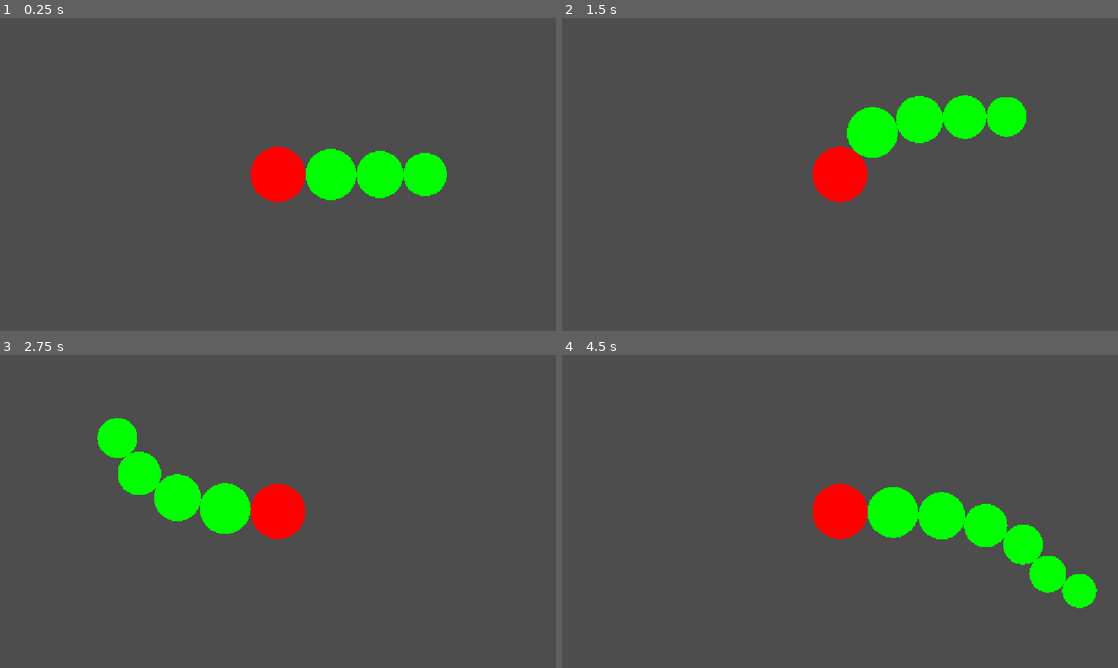
Above: before the commit, frames 1-4 (two rows, left to right).
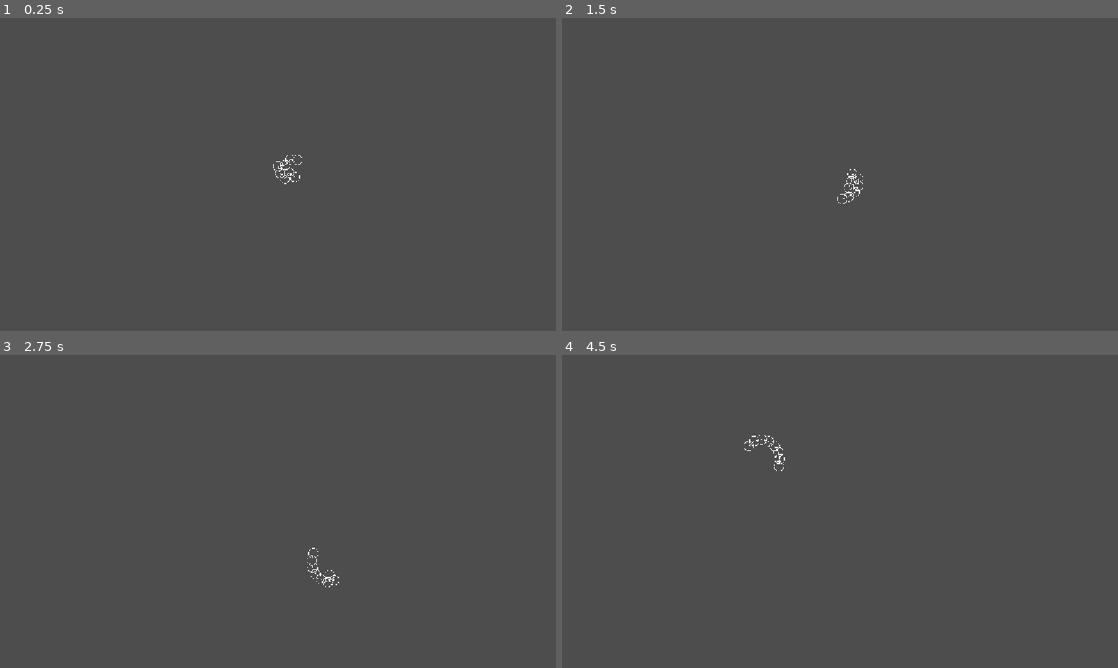
Above: after the commit, the same moments.

Repository: rRiddler/Godot_Lab
Game: Godot game, scene res://scenes/main.tscn
The game is run twice, just before and just after one commit, with the same random seed, the same clock (stepped at 60 frames per second) and the same inputs. Before the commit the project starts from res://scenes/dynamicAnims.tscn.
Inputs (mouse positions are in pixels of both pictures, inside the frame that each line leads up to):
- Up to frame 1 (0.25 s): no input
- Up to frame 2 (1.5 s): tap Enter at 0.5 s; hold Right (ui_right) 0.53-1.28 s; click (840, 174) at 0.6 s; tap Space at 1.25 s; move the mouse to (728, 190) at 1.27 s; hold Down (ui_down) from 1.28 s (still down); tap P (addBodyPart) at 1.35 s; click (728, 190) at 1.42 s
- Up to frame 3 (2.75 s): move the mouse to (333, 442) at 2.02 s; release Down (ui_down) at 2.03 s; hold Right (ui_right) from 2.03 s (still down); click (333, 442) at 2.1 s
- Up to frame 4 (4.5 s): move the mouse to (812, 574) at 2.77 s; release Right (ui_right) at 2.78 s; hold Up (ui_up) 2.78-3.53 s; tap P (addBodyPart) at 2.85, 4.35 s; click (812, 574) at 2.92 s; move the mouse to (1006, 558) at 3.52 s; hold Left (ui_left) from 3.53 s (still down); click (1006, 558) at 3.6 s; move the mouse to (673, 464) at 4.27 s; click (673, 464) at 4.42 s

The runs differ from the first frame. In frame 1, 4.4% of the frame differs, in the area x 45-81%, y 41-59%; in frame 2, 5.1%; in frame 3, 5.2%; in frame 4, 6.3%, in the area x 32-97%, y 25-81%.

Commit message:
Add Chain class Add Main scene Add Camera controls

Diff:
--- /dev/null
+++ b/prefabs/chain.tscn
@@ -0,0 +1,7 @@
+[gd_scene format=3 uid="uid://dq442j0jna62s"]
+
+[ext_resource type="Script" uid="uid://cjoua3fxvib6l" path="res://scripts/chain.gd" id="1_t1iqs"]
+
+[node name="Node2D" type="Node2D" unique_id=998508977]
+script = ExtResource("1_t1iqs")
+segmentCount = 12
--- a/project.godot
+++ b/project.godot
@@ -11,8 +11,8 @@
 [application]
 
 config/name="Новый игровой проект"
-run/main_scene="uid://cead12w5bjbix"
-config/features=PackedStringArray("4.7", "GL Compatibility")
+run/main_scene="uid://cafo11jblajgm"
+config/features=PackedStringArray("4.7", "C#", "GL Compatibility")
 config/icon="res://assets/icon.svg"
 
 [display]
--- /dev/null
+++ b/scenes/SceneControl.gd
@@ -0,0 +1,13 @@
+extends Node2D
+@export var mainCamera: Camera2D
+
+func _input(event: InputEvent) -> void:
+	if event is InputEventMouseButton:
+		if event.is_pressed():
+			if event.button_index == MOUSE_BUTTON_WHEEL_DOWN and mainCamera.zoom.length() > 0.5:
+				mainCamera.zoom *= 0.9
+			if event.button_index == MOUSE_BUTTON_WHEEL_UP and mainCamera.zoom.length() < 5.0:
+				mainCamera.zoom *= 1.1
+		if event.is_released():
+			if event.button_index == MOUSE_BUTTON_LEFT:
+				mainCamera.global_position = get_global_mouse_position()
--- a/scenes/main.tscn
+++ b/scenes/main.tscn
@@ -1,3 +1,17 @@
 [gd_scene format=3 uid="uid://cafo11jblajgm"]
 
-[node name="Node2D" type="Node2D" unique_id=1060687769]
+[ext_resource type="Script" uid="uid://doexnx0ht2kks" path="res://scenes/SceneControl.gd" id="1_0wfyh"]
+[ext_resource type="PackedScene" uid="uid://dq442j0jna62s" path="res://prefabs/chain.tscn" id="1_o5qli"]
+
+[node name="Node2D" type="Node2D" unique_id=1060687769 node_paths=PackedStringArray("mainCamera")]
+script = ExtResource("1_0wfyh")
+mainCamera = NodePath("Camera2D")
+
+[node name="Camera2D" type="Camera2D" parent="." unique_id=188974129]
+
+[node name="Node2D" parent="." unique_id=998508977 instance=ExtResource("1_o5qli")]
+position = Vector2(1, 1)
+width = 1.0
+radius = 10.0
+distance = 15.0
+segmentCount = 8
--- /dev/null
+++ b/scripts/Segment.gd
@@ -0,0 +1,6 @@
+extends Node2D
+var radius
+
+func _init(rad,pos) -> void:
+	self.radius = rad
+	self.global_position = pos
--- /dev/null
+++ b/scripts/chain.gd
@@ -0,0 +1,49 @@
+extends Node2D
+
+@export_range(1.0,10.0) var width: float
+@export_range(3.0,10.0) var radius: float
+@export_range(0.0,0.9) var radiusDegradation: float
+@export_range(2.0,15.0) var distance: float
+@export_range(3,15) var segmentCount: int
+const Segment = preload("res://scripts/Segment.gd")
+var segments: Array
+
+
+
+func _ready() -> void:
+	segments = Array()
+	for i in range(segmentCount):
+		var newSegment = Segment.new(radius*((1-radiusDegradation)**i),global_position+Vector2(1,1)*i)
+		segments.append(newSegment)
+func _process(delta: float) -> void:
+	queue_redraw()
+func _physics_process(delta: float) -> void:
+	# Moving head in circles using Circle formula and time as source for "changing" variable for trigonometry
+	var elapsedTime = Time.get_ticks_usec()/(144000.0 * 4)
+	segments[0].global_position = Vector2(cos(elapsedTime)*50,sin(elapsedTime)*50)
+	# Moving segments closer together
+	for i in range(segments.size()-1):
+		var s1: Segment = segments[i]
+		var s2: Segment = segments[i+1]
+		if (s2.global_position-s1.global_position).length() > distance+1.0:
+			var vectorMove = (s2.global_position - s1.global_position)
+			var direction = vectorMove.normalized()
+			var power = distance-vectorMove.length()
+			s2.global_position += direction*power
+	# Separating apart every segment from each other
+	for s1: Segment in segments.slice(0,segments.size()):
+		for s2: Segment in segments.slice(1,segments.size()):
+			if (s2.global_position-s1.global_position).length() < distance:
+				var vectorMove = (s2.global_position - s1.global_position)
+				var direction = vectorMove.normalized()
+				var power = distance-vectorMove.length()
+				s2.global_position += direction*power
+
+
+func _draw() -> void:
+	var prevSegment: Segment = segments[0]
+	for segment: Segment in segments:
+		draw_ellipse(segment.global_position,segment.radius,segment.radius,Color(255,255,255),false,width)
+		if prevSegment:
+			draw_line(prevSegment.global_position,segment.global_position,Color(200,200,200),width)
+		prevSegment = segment
Not shown, added: scenes/SceneControl.gd.uid
Not shown, added: scripts/Segment.gd.uid
Not shown, added: scripts/chain.gd.uid
